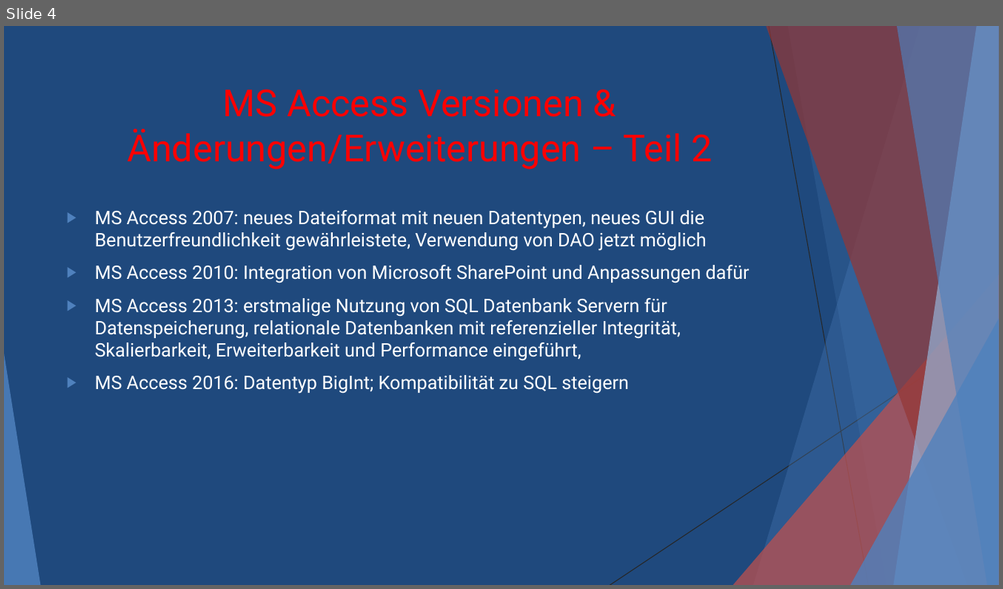
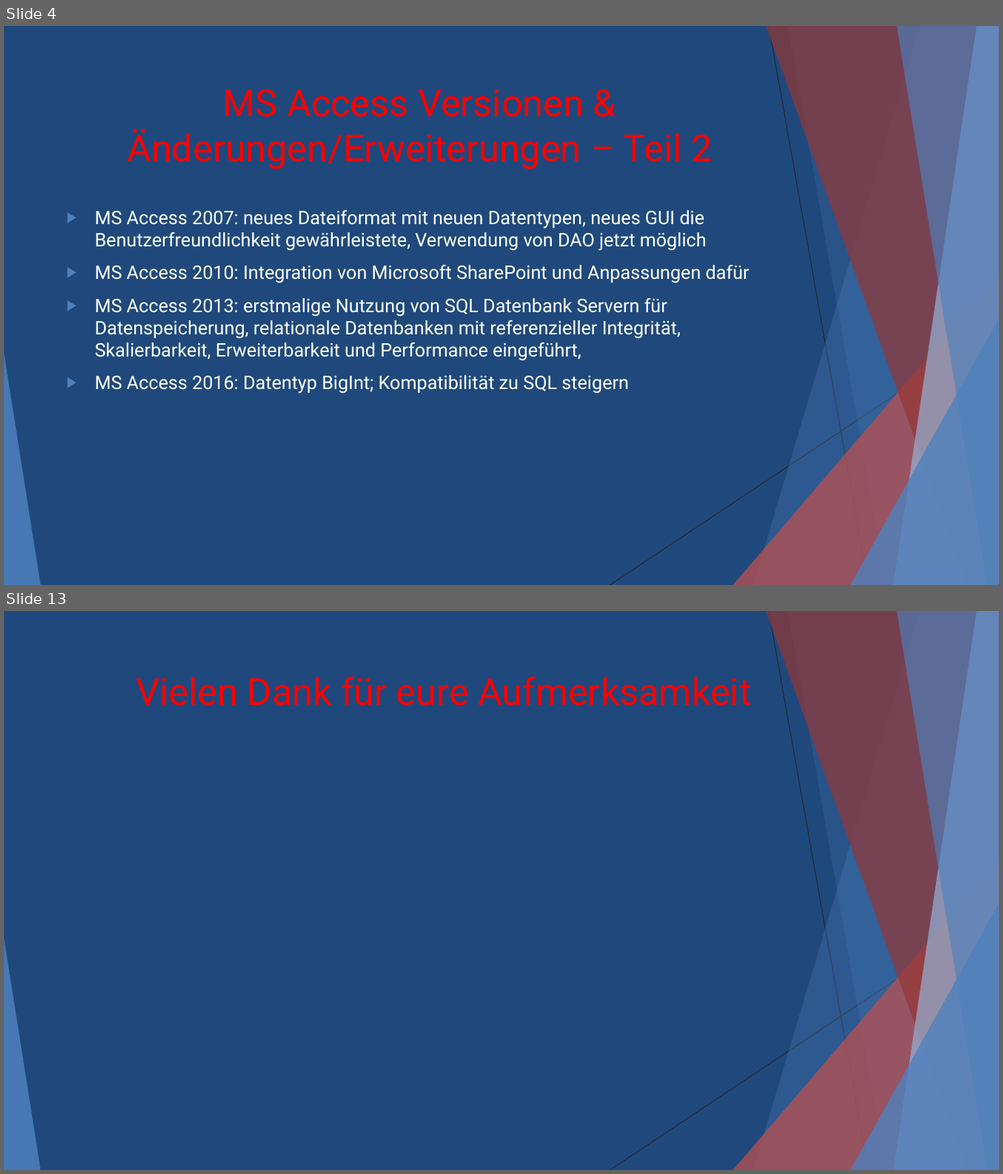
Before and after one commit to Grubchri/DBI, a slide deck: Microsoft Access.pptx. Shown one above the other, each under a label of ours: slide 4 before the commit, slides 4 and 13 after it; the slides between them are not shown. The pictures are 1003x589 and 1003x1174 pixels, drawn with LibreOffice and Linux fonts; fonts in the diff are those of the drawing. Boxes give left, top, right and bottom in pixels: in the first picture for what was removed or moved away, otherwise in the second. Text is boxed around its words. In the diff, an @@ line names an element or a change of style, - is before the commit and + after.

```diff
--- a/Microsoft Access.pptx
+++ b/Microsoft Access.pptx
@@ slide 13 added at (4, 611, 999, 1170), background #1F497D; not listed: 10 template elements that a slide beside it also shows @@
@@ title added at (136, 676, 751, 706), 36 pt, text #FF0000 @@
+Vielen Dank für eure Aufmerksamkeit
```
Also in this commit, not shown: 2 slides changed, 7 other slides added, 1 other file.
